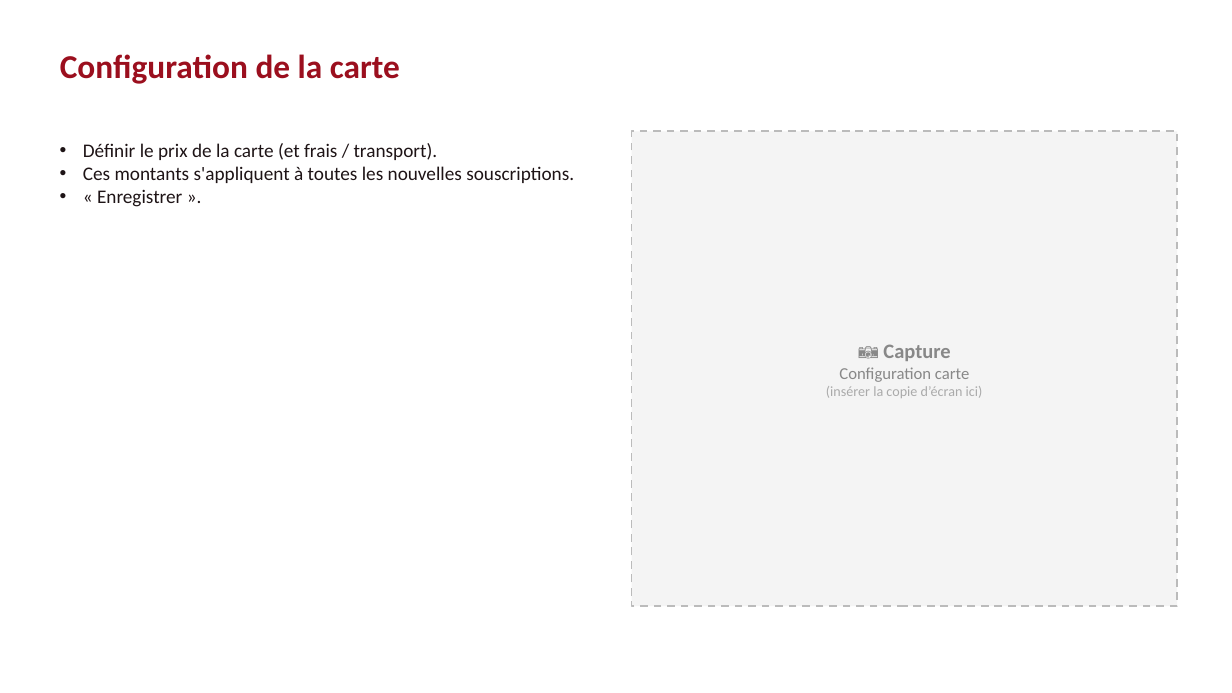
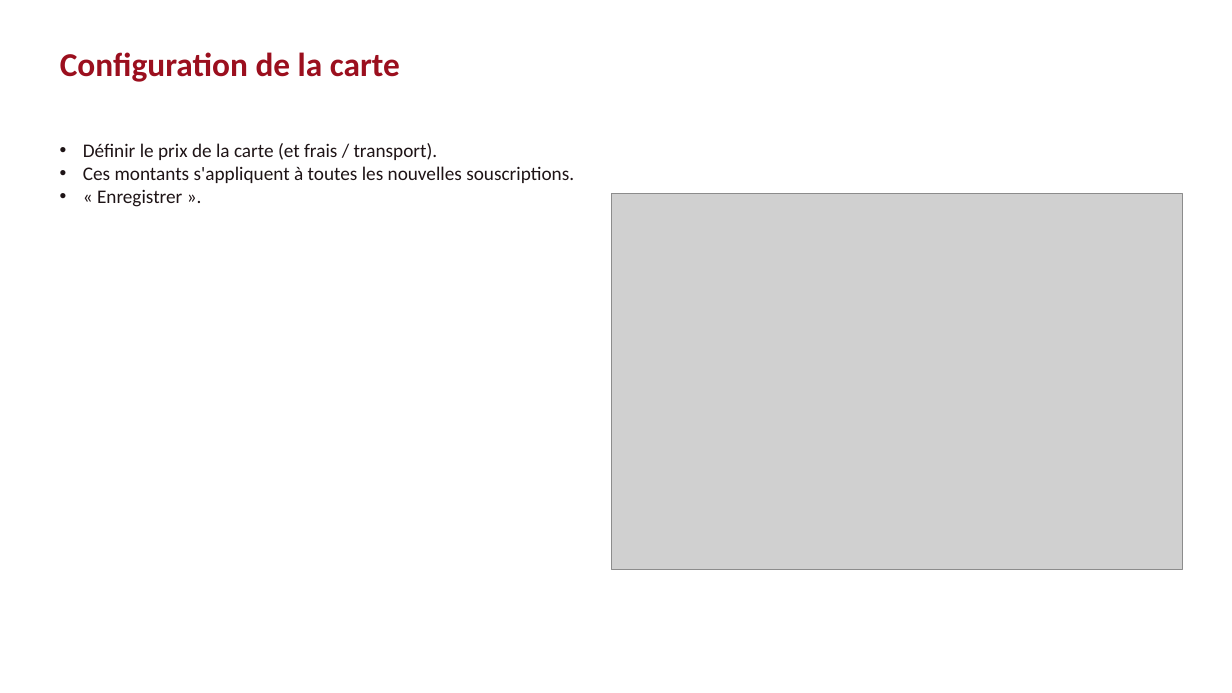
Before and after one commit to Efraim0601/promoteApp, a slide deck: slide 25 of docs/Guide-utilisateur-Carte-Promote.pptx. Drawn at 1232x693 pixels with LibreOffice and Linux fonts; fonts in the diff are those of the drawing; grey boxes stand for pictures. Boxes give left, top, right and bottom in pixels: in the first picture for what was removed or moved away, otherwise in the second. Text is boxed around its words. In the diff, an @@ line names an element or a change of style, - is before the commit and + after.

```diff
--- a/docs/Guide-utilisateur-Carte-Promote.pptx
+++ b/docs/Guide-utilisateur-Carte-Promote.pptx
@@ rectangle removed at [632,131,1178,606] @@
-📷 Capture
-Configuration carte
-(insérer la copie d’écran ici)
@@ picture added at [612,193,1183,570] @@
```
Also in this commit, not shown: 22 other slides changed, 1 slide added, 2 slides removed, 12 other files.
